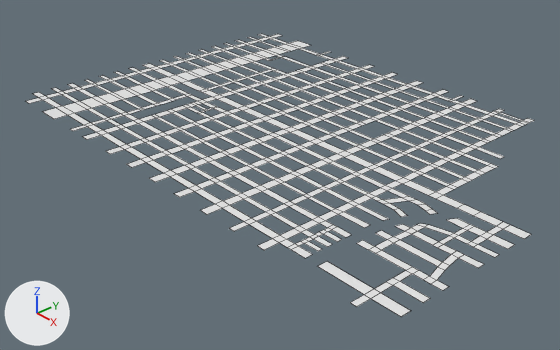
The Blender file Croquis_v1.blend, before and after one commit.
The view is the same before and after, from a 50 mm lens placed at (9.51, -9.0, 5.95), pointed at (-0.1, -0.42, -0.73). The lights are fixed; the arrows at lower left show +X, +Y and +Z. Mesh edges are drawn as thin lines. The same objects are shown in both versions, whatever each file hides.
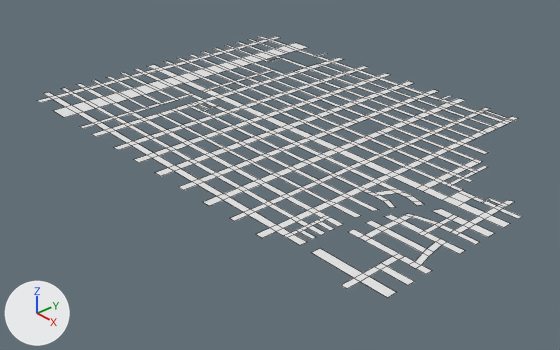
The change, as a diff of the scene's bpy script:
```diff
--- a/Croquis_v1.blend.py
+++ b/Croquis_v1.blend.py
@@ me_plane @@
 # used by ob_plane_001; location = (1.22, -0.16, 0.09)
-me_plane.from_pydata(...)  # 1027 vertices, 673 faces; spans x -6.21..3.62, y -2.98..3.78, z 0.0
+me_plane.from_pydata(...)  # 1066 vertices, 699 faces, 1 loose edge; spans x -6.21..3.62, y -2.98..3.78, z 0.0
+# me_plane part 1
+# 6 vertices are removed from x 2.36..2.95, y -1.14..-0.66, z 0.0
+# 7 faces are deleted
+# 33 vertices are added at x 2.17..3.62, y 0.35..1.52, z 0.0
+# 6 new vertices lie (0.11, 0.0, 0.0) away from vertices in x 2.06, y 0.41..1.25, z 0.0
+# 6 new vertices lie (0.08, 0.0, 0.0) away from vertices in x 2.17, y 0.41..1.25, z 0.0
+# 1 loose edge is added
+# 33 new faces join them
@@ ob_plane_001 @@
 ob_plane_001 = bpy.data.objects.new('Plane.001', me_plane)
-ob_plane_001.location = (1.22, -0.16, 0.09)
+ob_plane_001.location = (1.04, -0.12, 0.09)
+ob_plane_001.scale = (0.949, 0.952, 0.949)
```

Boxes [x1, y1, x2, y2] around the edits, measured in the pictures (560 x 350 px):
'Plane.001', reshaped, moved, rescaled (7% shorter): before [26, 34, 534, 317]; after [37, 36, 522, 298]
part 1 of me_plane, built on: before [393, 223, 468, 244]; after [383, 165, 522, 233]
